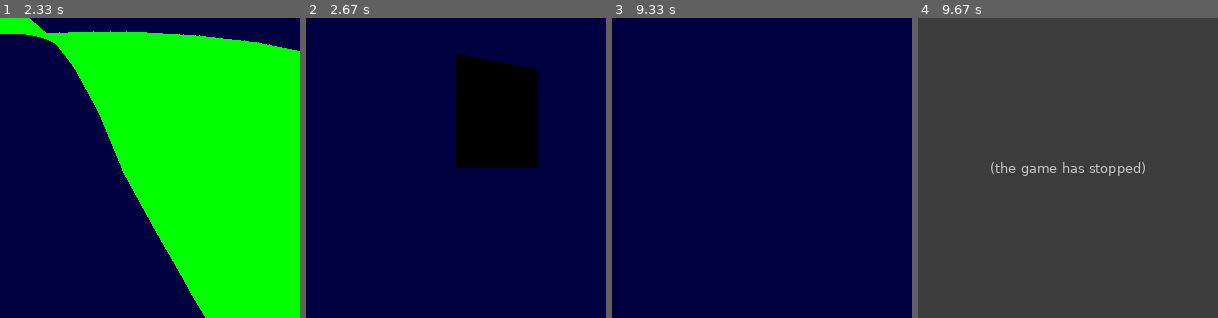
Above: before the commit, frames 1-4 (left to right).
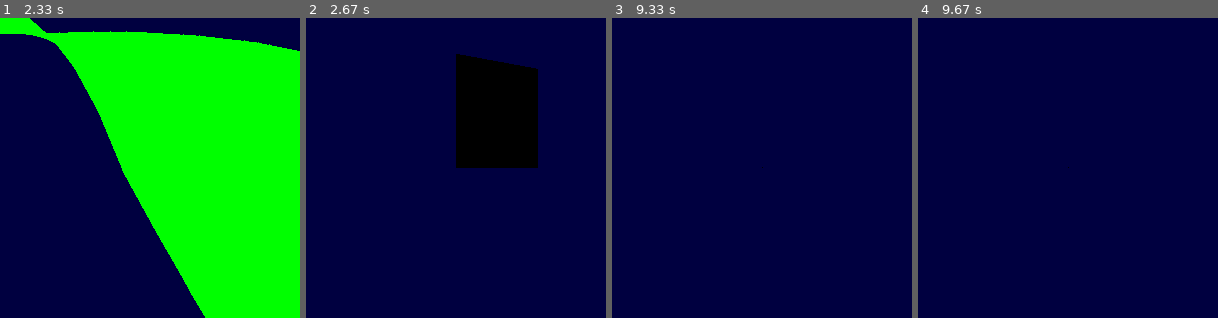
Above: after the commit, the same moments.

Repository: Distrotech/PyOpenGL
Game: pygame game, started from tests/test_core.py
The game is run twice, just before and just after one commit, with the same random seed, the same clock (stepped at 60 frames per second) and the same inputs. The source is Python 2; it was converted automatically to run under Python 3.
Inputs:
- Up to frame 1 (2.33 s): no input
- Up to frame 2 (2.67 s): no input
- Up to frame 3 (9.33 s): no input
- Up to frame 4 (9.67 s): no input

Frames 1-3 are identical in both runs. In frame 4, 100% of the frame differs, in the area x 0-100%, y 0-100%.
Before the commit the program exited at 9.65 s; later frames show no game.

Commit message:
Restore the tess test, it no longer crashes on win64, though it also does not pass because the vertex callbacks are never called...

Diff:
--- a/tests/test_core.py
+++ b/tests/test_core.py
@@ -810,49 +810,54 @@
             assert not glShaderSource
             assert not glUniform1f
 
-##    def test_tess_collection( self ):
-##        """SF#2354596 tessellation combine results collected"""
-##        def tessvertex(vertex_data, polygon_data):
-##            polygon_data.append(vertex_data)
-##
-##        def tesscombine(coords, vertex_data, weight):
-##            return (True,coords)	# generated vertices marked as True
-##
-##        def tessedge(flag):
-##            pass	# dummy
-##        collected=[]	# collect triangle vertices
-##
-##        # set up tessellator in CSG intersection mode
-##        tess=gluNewTess()
-##        gluTessProperty(tess, GLU_TESS_WINDING_RULE, GLU_TESS_WINDING_ABS_GEQ_TWO)
-##        gluTessCallback(tess, GLU_TESS_VERTEX_DATA,  tessvertex)
-##        gluTessCallback(tess, GLU_TESS_COMBINE,      tesscombine)
-##        gluTessCallback(tess, GLU_TESS_EDGE_FLAG,    tessedge)	# no strips
-##
-##        gluTessBeginPolygon(tess, collected)
-##
-##        # First square
-##        gluTessBeginContour(tess)
-##        gluTessVertex(tess, [-1,0,-1], (False,[-1,0,-1]))
-##        gluTessVertex(tess, [ 1,0,-1], (False,[ 1,0,-1]))
-##        gluTessVertex(tess, [ 1,0, 1], (False,[ 1,0, 1]))
-##        gluTessVertex(tess, [-1,0, 1], (False,[-1,0, 1]))
-##        gluTessEndContour(tess)
-##
-##        # Second square, intersects with first
-##        gluTessBeginContour(tess)
-##        gluTessVertex(tess, [0.5,0,-0.5], (False,[0.5,0,-0.5]))
-##        gluTessVertex(tess, [1.5,0,-0.5], (False,[1.5,0,-0.5]))
-##        gluTessVertex(tess, [1.5,0, 0.5], (False,[1.5,0, 0.5]))
-##        gluTessVertex(tess, [0.5,0, 0.5], (False,[0.5,0, 0.5]))
-##        gluTessEndContour(tess)
-##
-##        gluTessEndPolygon(tess)
-##
-##        # Show collected triangle vertices :-
-##        # Original input vertices are marked as False.
-##        # Vertices generated in combine callback are marked as True.
-##        assert collected
+    def test_tess_collection( self ):
+        """SF#2354596 tessellation combine results collected"""
+        def tessvertex(vertex_data, polygon_data):
+            # polygon data *should* be collected here
+            assert polygon_data is collected, polygon_data
+            polygon_data.append(vertex_data)
+
+        def tesscombine(coords, vertex_data, weight,polygon_data):
+            return (True,coords)	# generated vertices marked as True
+
+        def tessedge(flag,*args,**named):
+            pass	# dummy
+        collected=[]	# collect triangle vertices
+
+        # set up tessellator in CSG intersection mode
+        tess=gluNewTess()
+        gluTessProperty(tess, GLU_TESS_WINDING_RULE, GLU_TESS_WINDING_ABS_GEQ_TWO)
+        gluTessCallback(tess, GLU_TESS_VERTEX_DATA,  tessvertex)
+        gluTessCallback(tess, GLU_TESS_COMBINE_DATA,      tesscombine)
+        gluTessCallback(tess, GLU_TESS_EDGE_FLAG,    tessedge)	# no strips
+
+        gluTessBeginPolygon(tess, collected)
+
+        # First square
+        gluTessBeginContour(tess)
+        gluTessVertex(tess, [-1,0,-1], (False,[-1,0,-1]))
+        gluTessVertex(tess, [ 1,0,-1], (False,[ 1,0,-1]))
+        gluTessVertex(tess, [ 1,0, 1], (False,[ 1,0, 1]))
+        gluTessVertex(tess, [-1,0, 1], (False,[-1,0, 1]))
+        gluTessEndContour(tess)
+
+        # Second square, intersects with first
+        gluTessBeginContour(tess)
+        gluTessVertex(tess, [0.5,0,-0.5], (False,[0.5,0,-0.5]))
+        gluTessVertex(tess, [1.5,0,-0.5], (False,[1.5,0,-0.5]))
+        gluTessVertex(tess, [1.5,0, 0.5], (False,[1.5,0, 0.5]))
+        gluTessVertex(tess, [0.5,0, 0.5], (False,[0.5,0, 0.5]))
+        gluTessEndContour(tess)
+
+        gluTessEndPolygon(tess)
+
+        err = glGetError()
+        assert not err, gluErrorString( err )
+
+        # Show collected triangle vertices :-
+        # Original input vertices are marked as False.
+        # Vertices generated in combine callback are marked as True.
+        assert collected
 
     def test_get_boolean_bitmap( self ):
         # should not raise error
